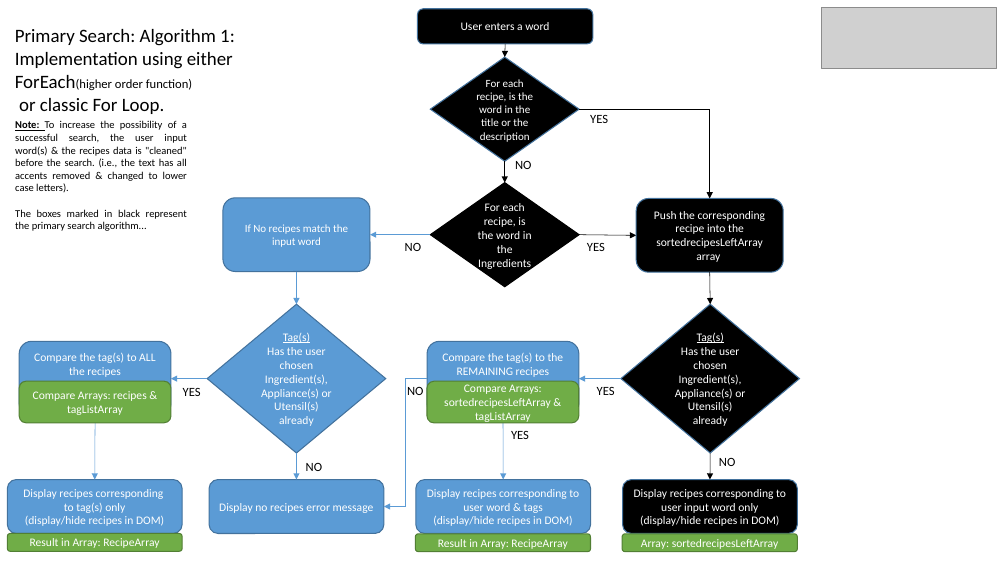
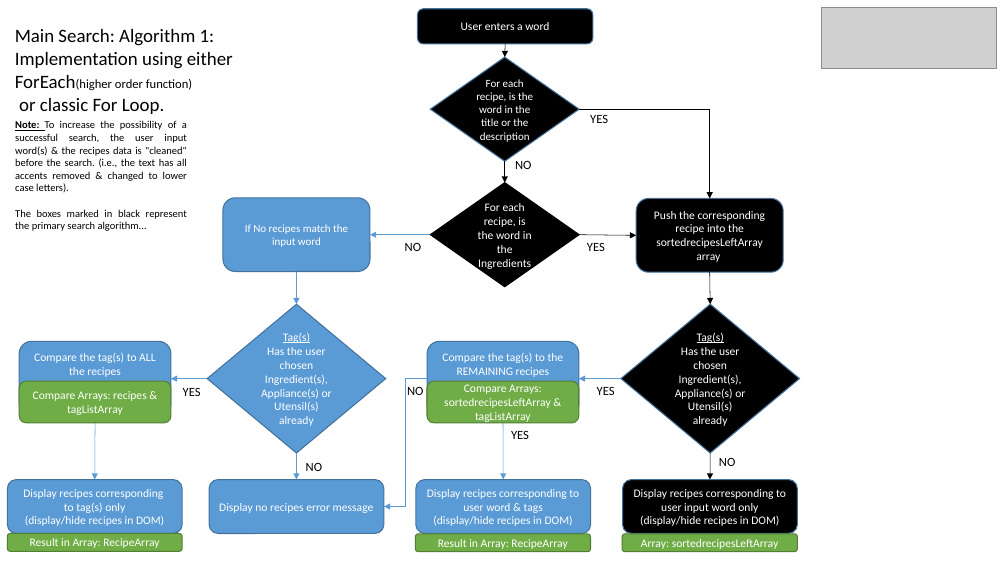
Before and after one commit to Stevens-Mark/LesPetitsPlats, a slide deck: slide 1 of Testing Results & functionality repot/flowchaw charts of the program logic.pptx. Drawn at 1008x567 pixels with LibreOffice and Linux fonts; fonts in the diff are those of the drawing; grey boxes stand for pictures. Boxes give left, top, right and bottom in pixels: in the first picture for what was removed or moved away, otherwise in the second. Text is boxed around its words. In the diff, an @@ line names an element or a change of style, - is before the commit and + after.

```diff
--- a/Testing Results & functionality repot/flowchaw charts of the program logic.pptx
+++ b/Testing Results & functionality repot/flowchaw charts of the program logic.pptx
@@ text at [15,29,215,46]: text changed @@
-Primary Search: Algorithm 1:
+Main Search: Algorithm 1:
```
Also in this commit, not shown: 6 other slides changed, 1 slide added, 9 other files.
